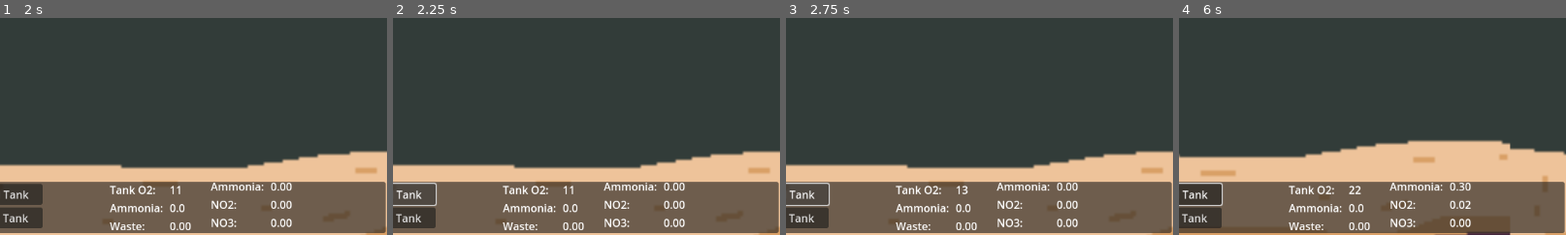
Above: before the commit, frames 1-4 (left to right).
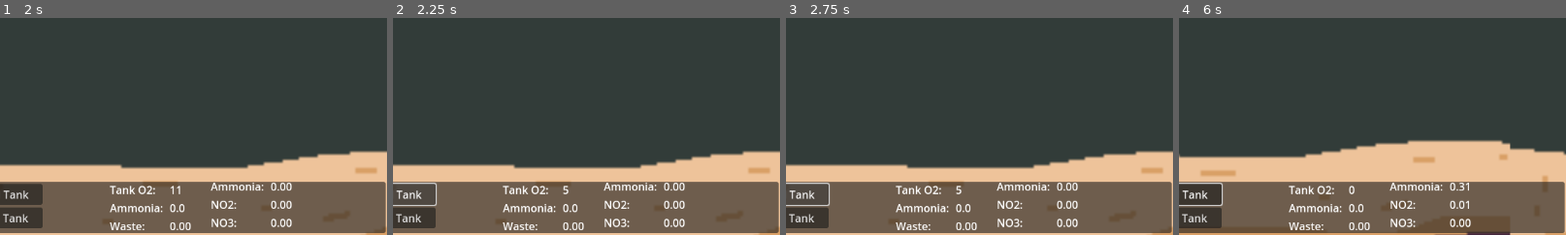
Above: after the commit, the same moments.

Repository: neilmillard/Fish-tank-sim
Game: Godot game, scene res://Scenes/game/tank/underwater.tscn
Two runs of this game, one before a commit and one after it. Both use one fixed random seed, a clock stepped at 60 frames per second and the inputs below.
Inputs (mouse positions are % of the whole screen's width and height, from its top left):
- Up to frame 1 (2 s): click "Add Fish" at 0.5 s; click "Flake Food" at 1.25 s
- Up to frame 2 (2.25 s): click "Load Tank" at 2 s
- Up to frame 3 (2.75 s): no input
- Up to frame 4 (6 s): click "Save Tank" at 2.75 s; move the mouse to (15, 22) at 3.52 s; hold Right (ui_right) 3.53-4.28 s; click (15, 22) at 3.6 s; move the mouse to (30, 55) at 4.27 s; hold Down (ui_down) 4.28-5.03 s; click (30, 55) at 4.35 s; move the mouse to (60, 28) at 5.02 s; hold Right (ui_right) 5.03-5.78 s; click (60, 28) at 5.1 s; move the mouse to (45, 70) at 5.77 s; hold Up (ui_up) from 5.78 s (still down); click (45, 70) at 5.85 s
The pictures show only the part of the screen within x 50-100%, y 50-100%; the shares and areas given below are measured in that part.

Frame 1 is identical in both runs. In frame 2, less than 0.1% of the frame differs, in the area x 43-47%, y 77-82%; in frame 3, less than 0.1%; in frame 4, 0.2%, in the area x 43-76%, y 75-88%.
Error in both runs: Invalid access to property or key 'position' on a base object of type 'Resource (Fish)'. (res://Scenes/InterfaceManager.gd:28)

Commit message:
loadsave for fish and food

Diff:
--- /dev/null
+++ b/Scenes/game/fish/orangeFish.tscn
@@ -0,0 +1,129 @@
+[gd_scene load_steps=8 format=3 uid="uid://b88jjw4ckuhox"]
+
+[ext_resource type="Script" path="res://Scripts/fish.gd" id="1_ppmwa"]
+[ext_resource type="Texture2D" uid="uid://tyus3e1vdqvx" path="res://art/fish_2.png" id="2_8njcv"]
+
+[sub_resource type="Animation" id="Animation_mxa7c"]
+length = 0.001
+tracks/0/type = "value"
+tracks/0/imported = false
+tracks/0/enabled = true
+tracks/0/path = NodePath("Sprite2D:frame")
+tracks/0/interp = 1
+tracks/0/loop_wrap = true
+tracks/0/keys = {
+"times": PackedFloat32Array(0),
+"transitions": PackedFloat32Array(1),
+"update": 1,
+"values": [0]
+}
+tracks/1/type = "value"
+tracks/1/imported = false
+tracks/1/enabled = true
+tracks/1/path = NodePath("Sprite2D:flip_h")
+tracks/1/interp = 1
+tracks/1/loop_wrap = true
+tracks/1/keys = {
+"times": PackedFloat32Array(0),
+"transitions": PackedFloat32Array(1),
+"update": 1,
+"values": [false]
+}
+
+[sub_resource type="Animation" id="Animation_whs7m"]
+resource_name = "SwimLeft"
+length = 2.0
+loop_mode = 1
+tracks/0/type = "value"
+tracks/0/imported = false
+tracks/0/enabled = true
+tracks/0/path = NodePath("Sprite2D:frame")
+tracks/0/interp = 1
+tracks/0/loop_wrap = true
+tracks/0/keys = {
+"times": PackedFloat32Array(0, 0.5, 1, 1.5),
+"transitions": PackedFloat32Array(1, 1, 1, 1),
+"update": 1,
+"values": [0, 1, 2, 3]
+}
+tracks/1/type = "value"
+tracks/1/imported = false
+tracks/1/enabled = true
+tracks/1/path = NodePath("Sprite2D:flip_h")
+tracks/1/interp = 1
+tracks/1/loop_wrap = true
+tracks/1/keys = {
+"times": PackedFloat32Array(0),
+"transitions": PackedFloat32Array(1),
+"update": 1,
+"values": [true]
+}
+
+[sub_resource type="Animation" id="Animation_cvmth"]
+resource_name = "SwimRight"
+length = 2.0
+loop_mode = 1
+tracks/0/type = "value"
+tracks/0/imported = false
+tracks/0/enabled = true
+tracks/0/path = NodePath("Sprite2D:frame")
+tracks/0/interp = 1
+tracks/0/loop_wrap = true
+tracks/0/keys = {
+"times": PackedFloat32Array(0, 0.5, 1, 1.5),
+"transitions": PackedFloat32Array(1, 1, 1, 1),
+"update": 1,
+"values": [0, 1, 2, 3]
+}
+tracks/1/type = "value"
+tracks/1/imported = false
+tracks/1/enabled = true
+tracks/1/path = NodePath("Sprite2D:flip_h")
+tracks/1/interp = 1
+tracks/1/loop_wrap = true
+tracks/1/keys = {
+"times": PackedFloat32Array(0),
+"transitions": PackedFloat32Array(1),
+"update": 1,
+"values": [false]
+}
+
+[sub_resource type="AnimationLibrary" id="AnimationLibrary_6ekwv"]
+_data = {
+"RESET": SubResource("Animation_mxa7c"),
+"SwimLeft": SubResource("Animation_whs7m"),
+"SwimRight": SubResource("Animation_cvmth")
+}
+
+[sub_resource type="CapsuleShape2D" id="CapsuleShape2D_0hl1j"]
+radius = 24.0
+height = 70.0
+
+[node name="OrangeFish" type="CharacterBody2D"]
+collision_layer = 2
+collision_mask = 5
+script = ExtResource("1_ppmwa")
+type = "OrangeFish"
+
+[node name="Sprite2D" type="Sprite2D" parent="."]
+texture_filter = 1
+scale = Vector2(4, 4)
+texture = ExtResource("2_8njcv")
+hframes = 4
+
+[node name="AnimationPlayer" type="AnimationPlayer" parent="."]
+libraries = {
+"": SubResource("AnimationLibrary_6ekwv")
+}
+
+[node name="NavigationAgent" type="NavigationAgent2D" parent="."]
+
+[node name="CollisionShape2D" type="CollisionShape2D" parent="."]
+rotation = 1.5708
+shape = SubResource("CapsuleShape2D_0hl1j")
+
+[node name="IdleTimer" type="Timer" parent="."]
+
+[connection signal="mouse_entered" from="." to="." method="_on_mouse_entered"]
+[connection signal="mouse_exited" from="." to="." method="_on_mouse_exited"]
+[connection signal="timeout" from="IdleTimer" to="." method="_on_idle_timer_timeout"]
--- a/Scripts/MiddleWater.gd
+++ b/Scripts/MiddleWater.gd
@@ -5,7 +5,13 @@
 # Our main concerns are the fish, plants and water quality
 
 var flakeFood : PackedScene = ResourceLoader.load("res://Scenes/game/food/flakeFood.tscn")
+var foods := {
+	'flakeFood': ResourceLoader.load("res://Scenes/game/food/flakeFood.tscn")
+}
 var fish : PackedScene = ResourceLoader.load("res://Scenes/game/fish/fish.tscn")
+var fishes := {
+	'OrangeFish': ResourceLoader.load("res://Scenes/game/fish/orangeFish.tscn")
+}
 
 
 var tank_data: TankData
@@ -28,6 +34,8 @@
 		Vector2(tank_data.width, tank_data.height),
 		GameManager.floorHeight
 		)
+	spawn_fishes(tank_data)
+	spawn_foods(tank_data)
 
 # add a collisionshape2d at the coords with fixed width and half heigh
 func add_vertical_wall(x: float, y: float):
@@ -59,20 +67,44 @@
 	navRegion2D.navigation_polygon = polygon
 	add_child(navRegion2D)
 
+func spawn_fishes(tank: TankData):
+	for myFishIndex in tank.fish:
+		spawn_fish(tank.fish[myFishIndex])
+
+func spawn_foods(tank: TankData):
+	for myFoodIndex in tank.food:
+		spawn_food(tank.food[myFoodIndex])
+
+func spawn_food(foodStats: Food):
+	var myFood = spawn_obj(foods[foodStats.type], foodStats.globalPosition)
+	myFood.stats = foodStats
+
 
 func spawn_flakefood():
 	var spawnLocation = randf_range(100, GameManager.currentLevelWidth - 100)
 	for n in range(1, foodPinch):
 		spawn_obj(flakeFood,Vector2(spawnLocation + randi_range(-30, 30), surface))
 
-func spawn_fish():
-	spawn_obj(fish, Vector2(randf_range(50,GameManager.currentLevelWidth - 100),
-							randf_range(50, 300)))
+func spawn_fish(fishStats: Fish = null):
+	var myPosition : Vector2
+	var myFishScene : PackedScene
+	if fishStats:
+		myPosition = fishStats.globalPosition
+		myFishScene = fishes[fishStats.type]
+	else:
+		myFishScene = fish
+		myPosition = Vector2(randf_range(50,GameManager.currentLevelWidth - 100),
+							randf_range(50, 300))
 
-func spawn_obj(obj : PackedScene, where : Vector2):
+	var myFish = spawn_obj(myFishScene, myPosition)
+	if fishStats:
+		myFish.stats = fishStats
+
+func spawn_obj(obj : PackedScene, where : Vector2) -> Node2D:
 	var myObject = obj.instantiate()
-	get_tree().root.add_child(myObject)
+	get_tree().root.add_child.call_deferred(myObject)
 	myObject.position = where
+	return myObject
 
 func calc_O2_surface_transfer(delta):
 	var newO2 = delta * GameManager.currentLevelWidth * surfaceO2TransferEfficiency
--- a/Scripts/UnderwaterProcedural.gd
+++ b/Scripts/UnderwaterProcedural.gd
@@ -10,6 +10,7 @@
 
 func _ready():
 	_create_or_load_save()
+	# Then we trigger the .build() functions
 	build(_save.tankData)
 
 
@@ -42,7 +43,7 @@
 		_save = SaveGame.new()
 		var tank_data = GameManager.currentTankData
 		if !tank_data:
-			tank_data = load("res://Resources/default_tank.tres")
+			tank_data = load("res://Resources/default_tank.tres").duplicate(true)
 		_save.tankData = tank_data
 
 		_save.write_savegame()
@@ -52,4 +53,3 @@
 	# After creating or loading a save resource, we need to dispatch its data
 	# to the various nodes that need it.
 	GameManager.currentTankData = _save.tankData
-	# Then we reload the scene to trigger the .build() functions
--- a/Scripts/food.gd
+++ b/Scripts/food.gd
@@ -14,8 +14,11 @@
 func _ready():
 	if !stats:
 		stats = GameManager.new_food_resource()
+		stats.sinkTimerDuration = sinkTime
+		stats.rotTimerDuration = rotTime
 	stats.type = type
-	if !stats.sinking && doesFloat:
+	stats.globalPosition = global_position
+	if !stats.sinking && doesFloat && position.y < 50:
 		add_sink_timer()
 	else:
 		start_sink()
@@ -29,13 +32,17 @@
 		if position.y > GameManager.currentLevelHeight - GameManager.floorHeight:
 			stats.move_direction = Vector2.ZERO
 		stats.globalPosition = global_position
+	if sinkTimer && !sinkTimer.is_stopped():
+		stats.sinkTimerDuration = sinkTimer.get_time_left()
+	if rotTimer && !rotTimer.is_stopped():
+		stats.rotTimerDuration = rotTimer.get_time_left()
 
 func add_rot_timer():
 	rotTimer = Timer.new()
 	rotTimer.name = "rotTimer"
 	add_child(rotTimer)
 	rotTimer.connect("timeout", Callable(self, "_on_rot_timer_timeout"))
-	rotTimer.set_wait_time(rotTime)
+	rotTimer.set_wait_time(stats.rotTimerDuration)
 	rotTimer.set_one_shot(true)
 	rotTimer.start()
 
@@ -44,7 +51,7 @@
 	sinkTimer.name = "sinkTimer"
 	add_child(sinkTimer)
 	sinkTimer.connect("timeout", Callable(self, "_on_sink_timer_timeout"))
-	sinkTimer.set_wait_time(sinkTime)
+	sinkTimer.set_wait_time(stats.sinkTimerDuration)
 	sinkTimer.set_one_shot(true)
 	sinkTimer.start()
 
@@ -69,9 +76,3 @@
 func _on_body_entered(body):
 	if (body.has_method("eat_food")):
 		body.eat_food(self)
-
-func save():
-	var save_data = {
-
-	}
-	return save_data
